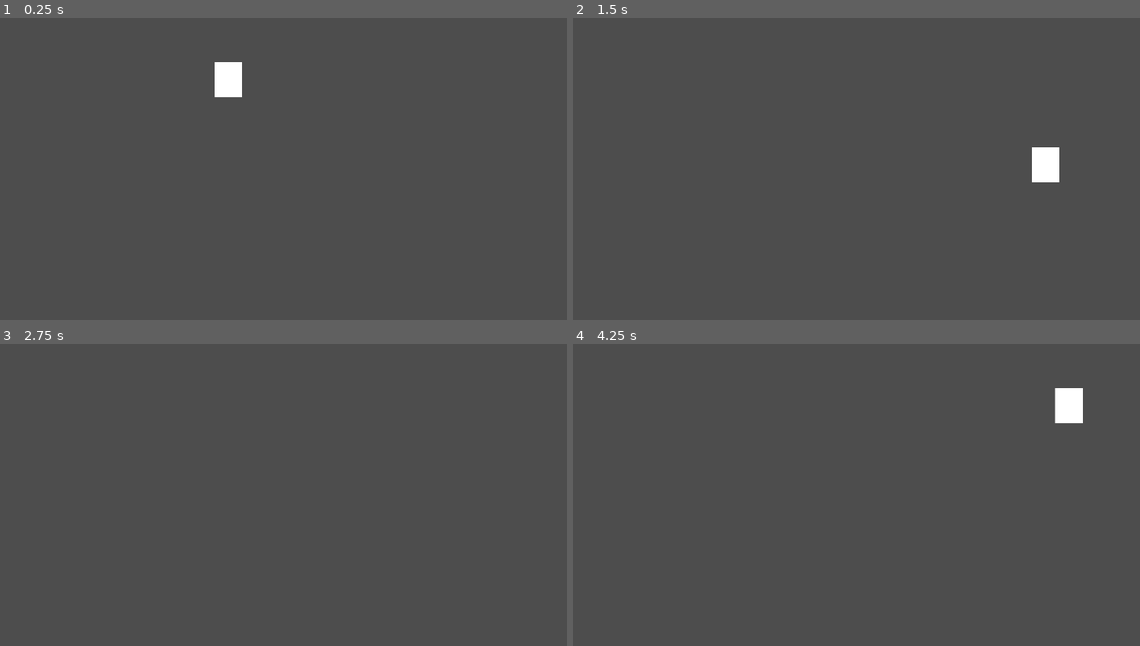
Above: before the commit, frames 1-4 (two rows, left to right).
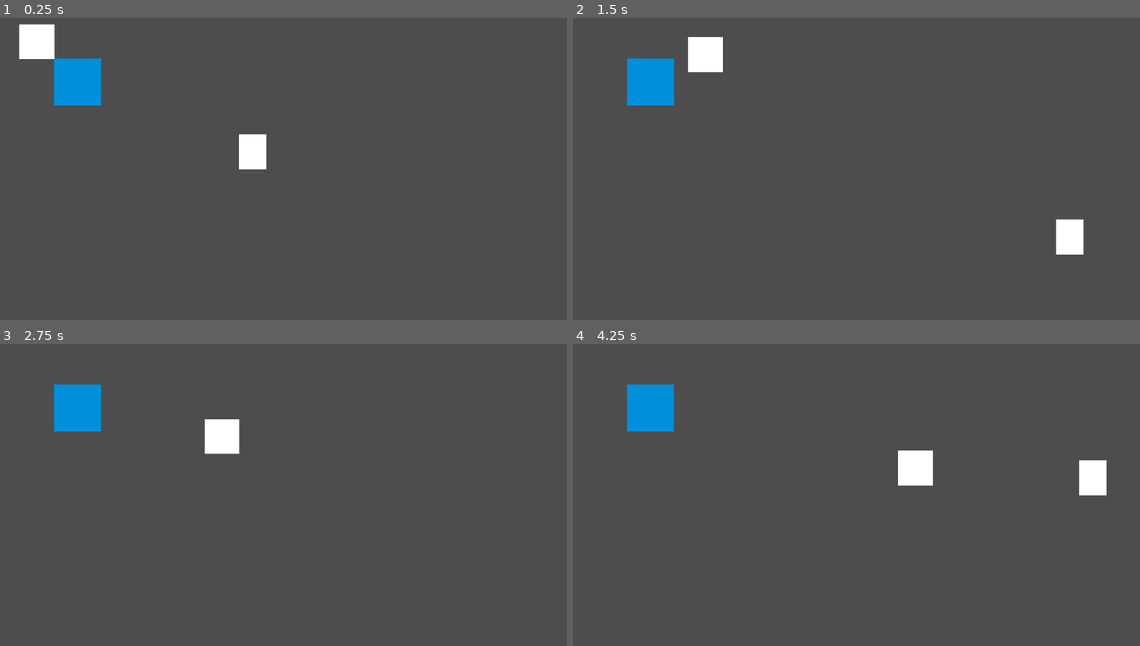
Above: after the commit, the same moments.

Repository: MaulIshak/gamedev-tv
Game: Godot game, scene res://scenes/gameplay.tscn
Two runs of this game, one before a commit and one after it. Both use one fixed random seed, a clock stepped at 60 frames per second and the inputs below. The project has no main scene, so this scene is started directly.
Inputs:
- Up to frame 1 (0.25 s): no input
- Up to frame 2 (1.5 s): hold D (move_right) 0.53-1.28 s; tap Shift (dash) at 0.6, 1.35 s; hold S (move_down) from 1.28 s (still down)
- Up to frame 3 (2.75 s): release S (move_down) at 2.03 s; hold D (move_right) from 2.03 s (still down); tap Shift (dash) at 2.1 s
- Up to frame 4 (4.25 s): release D (move_right) at 2.78 s; hold W (move_up) 2.78-3.53 s; tap Shift (dash) at 2.85, 3.6 s; hold A (move_left) from 3.53 s (still down)

The runs differ from the first frame. In frame 1, 3.2% of the frame differs, in the area x 3-47%, y 2-51%; in frame 2, 3.2%, in the area x 9-91%, y 6-79%; in frame 3, 2.0%; in frame 4, 3.2%.

Commit message:
add enemy movement

Diff:
--- /dev/null
+++ b/scenes/enemy.tscn
@@ -0,0 +1,30 @@
+[gd_scene format=3 uid="uid://d3wolfpiilsy3"]
+
+[ext_resource type="Script" uid="uid://cb6cltv3gikwh" path="res://scripts/enemy/enemy.gd" id="1_7p1mj"]
+
+[sub_resource type="Gradient" id="Gradient_8tegq"]
+colors = PackedColorArray(1, 1, 1, 1, 1, 1, 1, 1)
+
+[sub_resource type="GradientTexture2D" id="GradientTexture2D_7p1mj"]
+gradient = SubResource("Gradient_8tegq")
+
+[sub_resource type="CircleShape2D" id="CircleShape2D_md0e3"]
+
+[node name="Enemy" type="CharacterBody2D" unique_id=1789478902]
+script = ExtResource("1_7p1mj")
+movement_speed = 4000.0
+
+[node name="Sprite2D" type="Sprite2D" parent="." unique_id=1409098986]
+position = Vector2(-9.536743e-07, -9.536743e-07)
+scale = Vector2(0.4296875, 0.4296875)
+texture = SubResource("GradientTexture2D_7p1mj")
+
+[node name="CollisionShape2D" type="CollisionShape2D" parent="." unique_id=1431132142]
+shape = SubResource("CircleShape2D_md0e3")
+
+[node name="NavigationAgent2D" type="NavigationAgent2D" parent="." unique_id=1295823443]
+avoidance_enabled = true
+
+[node name="RecalcTimer" type="Timer" parent="." unique_id=1906494984]
+wait_time = 0.1
+autostart = true
--- a/scenes/gameplay.tscn
+++ b/scenes/gameplay.tscn
@@ -1,8 +1,47 @@
 [gd_scene format=3 uid="uid://bs76p5qlls0lh"]
 
 [ext_resource type="PackedScene" uid="uid://di8j8t6em21jy" path="res://scenes/player.tscn" id="1_7biu0"]
+[ext_resource type="PackedScene" uid="uid://d3wolfpiilsy3" path="res://scenes/enemy.tscn" id="2_l1v76"]
+
+[sub_resource type="RectangleShape2D" id="RectangleShape2D_00tan"]
+size = Vector2(131, 125.5)
+
+[sub_resource type="Gradient" id="Gradient_00tan"]
+colors = PackedColorArray(1.1551381e-06, 0.56635886, 0.85728544, 1, 0, 0.5647059, 0.85882354, 1)
+
+[sub_resource type="GradientTexture2D" id="GradientTexture2D_l1v76"]
+gradient = SubResource("Gradient_00tan")
+
+[sub_resource type="NavigationPolygon" id="NavigationPolygon_ocj2s"]
+vertices = PackedVector2Array(472.84375, 10.96875, 469.14063, 260.0625, 9.921875, 262.9297, 8.0703125, 10.0234375)
+polygons = Array[PackedInt32Array]([PackedInt32Array(0, 1, 2, 3)])
+outlines = Array[PackedVector2Array]([PackedVector2Array(-2, 0, 0, 273, 479, 270, 483, 1)])
 
 [node name="Gameplay" type="Node2D" unique_id=2043017776]
 
 [node name="Player" parent="." unique_id=2047568749 instance=ExtResource("1_7biu0")]
-position = Vector2(213, 84)
+position = Vector2(-8, 6)
+
+[node name="Area2D" type="StaticBody2D" parent="." unique_id=1293566820]
+position = Vector2(-146, -53)
+
+[node name="CollisionShape2D" type="CollisionShape2D" parent="Area2D" unique_id=1927975465]
+scale = Vector2(0.315, 0.315)
+shape = SubResource("RectangleShape2D_00tan")
+
+[node name="NavigationObstacle2D" type="NavigationObstacle2D" parent="Area2D" unique_id=2014986541]
+radius = 23.35
+
+[node name="Sprite2D" type="Sprite2D" parent="Area2D" unique_id=402533673]
+scale = Vector2(0.58, 0.58)
+texture = SubResource("GradientTexture2D_l1v76")
+
+[node name="NavigationRegion2D" type="NavigationRegion2D" parent="." unique_id=542024802]
+position = Vector2(-240, -136)
+navigation_polygon = SubResource("NavigationPolygon_ocj2s")
+
+[node name="Camera2D" type="Camera2D" parent="." unique_id=1184959751]
+
+[node name="Enemy" parent="." unique_id=1789478902 node_paths=PackedStringArray("movement_target") instance=ExtResource("2_l1v76")]
+position = Vector2(-190, -84)
+movement_target = NodePath("../Player")
--- /dev/null
+++ b/scenes/test.tscn
@@ -0,0 +1,26 @@
+[gd_scene format=3 uid="uid://b3ys4uk5o00ik"]
+
+[ext_resource type="Shader" uid="uid://vmh6qnaiayxm" path="res://shaders/test.gdshader" id="1_errlg"]
+
+[sub_resource type="ShaderMaterial" id="ShaderMaterial_bl13t"]
+shader = ExtResource("1_errlg")
+shader_parameter/background_color = Color(1, 1, 1, 1)
+shader_parameter/line_color = Color(0.9647059, 0, 0, 1)
+shader_parameter/line_freq = 9.56
+shader_parameter/height = 0.6
+shader_parameter/speed = 0.8
+shader_parameter/scale = Vector2(2, 16)
+
+[sub_resource type="Gradient" id="Gradient_iyx0m"]
+colors = PackedColorArray(1, 1, 1, 1, 1, 1, 1, 1)
+
+[sub_resource type="GradientTexture2D" id="GradientTexture2D_74lek"]
+gradient = SubResource("Gradient_iyx0m")
+
+[node name="Test" type="Node2D" unique_id=2128953746]
+
+[node name="Sprite2D" type="Sprite2D" parent="." unique_id=2093326340]
+material = SubResource("ShaderMaterial_bl13t")
+position = Vector2(241, 130)
+scale = Vector2(7.015625, 4.265625)
+texture = SubResource("GradientTexture2D_74lek")
--- /dev/null
+++ b/scripts/enemy/enemy.gd
@@ -0,0 +1,84 @@
+extends CharacterBody2D
+
+## The movement speed of the entity
+@export var movement_speed: float = 8000.0
+## The target node to move to
+@export var movement_target: Node2D
+
+## Reference to the navigation agent node.
+## A NavigationAgent2D node must be added to your scene and referenced here in order-
+## to communicate with the navigation server.
+@onready var navigation_agent: NavigationAgent2D = $NavigationAgent2D
+## Reference to the recalculation timer.
+@onready var recalc_timer: Timer = $RecalcTimer
+
+var on_nav_link: bool = false
+var nav_link_end_position: Vector2
+
+func _ready():
+    # Connect signals
+    recalc_timer.timeout.connect(_on_recalc_timer_timeout)
+    navigation_agent.link_reached.connect(_on_navigation_link_reached)
+    navigation_agent.waypoint_reached.connect(_on_waypoint_reached)
+    navigation_agent.velocity_computed.connect(_on_velocity_computed)
+
+    # These values need to be adjusted according to the actor's speed, -
+    # the navigation layout, and the actor's collision shape.
+    navigation_agent.path_desired_distance = 4.0
+    navigation_agent.target_desired_distance = 4.0
+
+    # On the first frame the NavigationServer map has not-
+    # yet been synchronized; region data and any path query will return empty.
+    # Wait for the NavigationServer synchronization by awaiting one frame in the script.
+    # Make sure to not await during _ready.
+    call_deferred("actor_setup")
+
+
+func _physics_process(delta):
+    # Returns if we've reached the end of the path.
+    if navigation_agent.is_navigation_finished():
+        return
+
+    # Get the next path point from the navigation agent.
+    var current_agent_position: Vector2 = global_position
+    var next_path_position: Vector2 = navigation_agent.get_next_path_position()
+
+    # Calculate the velocity to move towards the next path point.
+    var new_velocity = current_agent_position.direction_to(next_path_position) * movement_speed * delta
+    if navigation_agent.avoidance_enabled:
+        navigation_agent.set_velocity(new_velocity)
+    else:
+        _on_velocity_computed(new_velocity)
+
+## Setup the navigation agent.
+func actor_setup():
+    # Wait for the first physics frame so the NavigationServer can sync.
+    await get_tree().physics_frame
+    set_target_position(movement_target.position)
+
+## Set the target position of the navigation agent.
+func set_target_position(target_position: Vector2 = Vector2.ZERO) -> void:
+    navigation_agent.target_position = target_position
+
+## Called when the recalculation timer times out.
+func _on_recalc_timer_timeout() -> void:
+    if not on_nav_link:
+        set_target_position(movement_target.position)
+
+## Called when a navigation link has been reached.
+func _on_navigation_link_reached(details: Dictionary) -> void:
+    on_nav_link = true # Temporarily disable recalculation to prevent jittering.
+    nav_link_end_position = details.link_exit_position
+
+## Called when a waypoint has been reached.
+func _on_waypoint_reached(details: Dictionary) -> void:
+    # This next line checks the distance to the waypoint with a threshhold.
+    # If the distance is less than 5.0, then the waypoint has been reached.
+    # This check produces unexpected results when comparing vectors directly.
+    if details.position.distance_to(nav_link_end_position) < 5.0:
+        on_nav_link = false
+
+## Called when the navigation agent reports a new velocity.
+func _on_velocity_computed(safe_velocity: Vector2):
+    velocity = safe_velocity
+    move_and_slide()
--- /dev/null
+++ b/shaders/test.gdshader
@@ -0,0 +1,31 @@
+/*
+	動的電子背景シェーダー by あるる（きのもと 結衣） @arlez80
+	Procedural Electric Background Shader by Yui Kinomoto @arlez80
+
+	MIT License
+*/
+
+shader_type canvas_item;
+
+uniform vec4 background_color : source_color = vec4(0.0, 0.0, 0.0, 1.0);
+uniform vec4 line_color : source_color = vec4(0.0, 1.0, 1.0, 1.0);
+uniform float line_freq = 9.56;
+uniform float height = 0.6;
+uniform float speed = 0.8;
+uniform vec2 scale = vec2(2.0, 16.0);
+
+void fragment()
+{
+	vec2 uv = UV * scale;
+	float shift = cos(floor(uv.y));
+	uv.x += shift;
+
+	float freq = clamp(cos(uv.x * line_freq) * 3.0, 0.0, 1.0) * height;
+	float line = 1.0 - clamp(abs(freq - mod(uv.y, 1.0)) * 11.0, 0.0, 1.0);
+
+	COLOR = mix(
+		background_color,
+		line_color,
+		line * mod(uv.x - TIME * speed * abs(shift), 1.0)
+	);
+}
Not shown, added: scripts/enemy/enemy.gd.uid
Not shown, added: shaders/test.gdshader.uid
